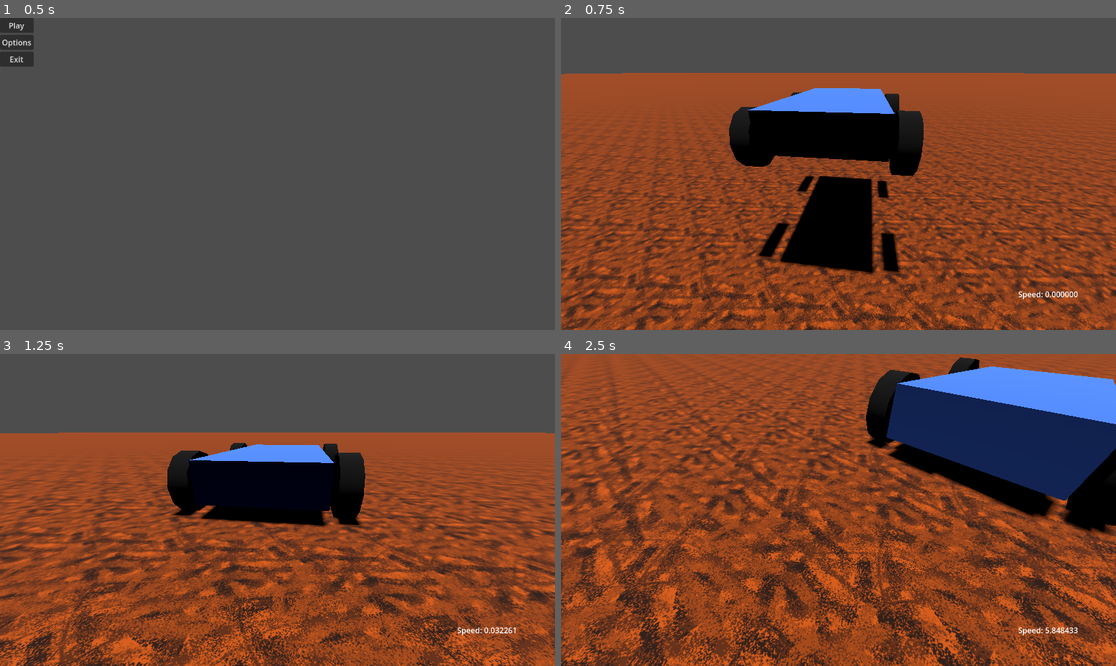
Above: before the commit, frames 1-4 (two rows, left to right).
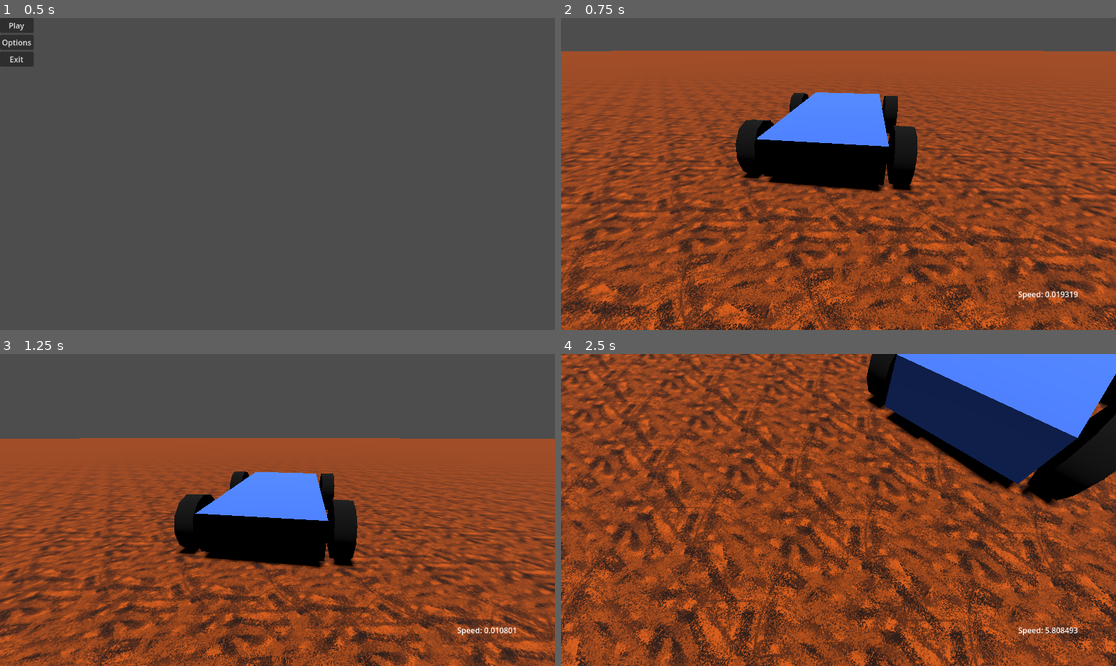
Above: after the commit, the same moments.

Repository: Aadniz/pqcrg
Game: Godot game, scene res://main_menu.tscn
Same seed, same stepped clock (60 frames per second), same inputs: the game is played once before the commit and once after it.
Inputs:
- Up to frame 1 (0.5 s): no input
- Up to frame 2 (0.75 s): click "Play" at 0.5 s
- Up to frame 3 (1.25 s): no input
- Up to frame 4 (2.5 s): hold D (right) 1.28-2.03 s; hold S (backward) from 2.03 s (still down)

Frame 1 is identical in both runs. In frame 2, 49% of the frame differs, in the area x 0-100%, y 10-100%; in frame 3, 43%; in frame 4, 63%, in the area x 0-100%, y 0-100%.

Commit message:
minor camera and car placement adjustments

Diff:
--- a/prototypegame/car.tscn
+++ b/prototypegame/car.tscn
@@ -23,7 +23,6 @@
 radial_segments = 12
 
 [node name="car" type="VehicleBody3D"]
-transform = Transform3D(1, 0, 0, 0, 1, 0, 0, 0, 1, 0, 1.74136, 0)
 gravity_scale = 3.0
 script = ExtResource("1_34cvm")
 
@@ -97,4 +96,4 @@
 top_level = true
 
 [node name="Camera3D" type="Camera3D" parent="camera_pivot"]
-transform = Transform3D(-1, 8.74228e-08, 5.0822e-21, 8.74228e-08, 1, 8.74228e-08, 7.64274e-15, 8.74228e-08, -1, 0, 0.801157, -3.54749)
+transform = Transform3D(-1, 8.74228e-08, 5.0822e-21, 8.74228e-08, 1, 8.74228e-08, 7.64274e-15, 8.74228e-08, -1, 0, 1.3147, -3.54749)
